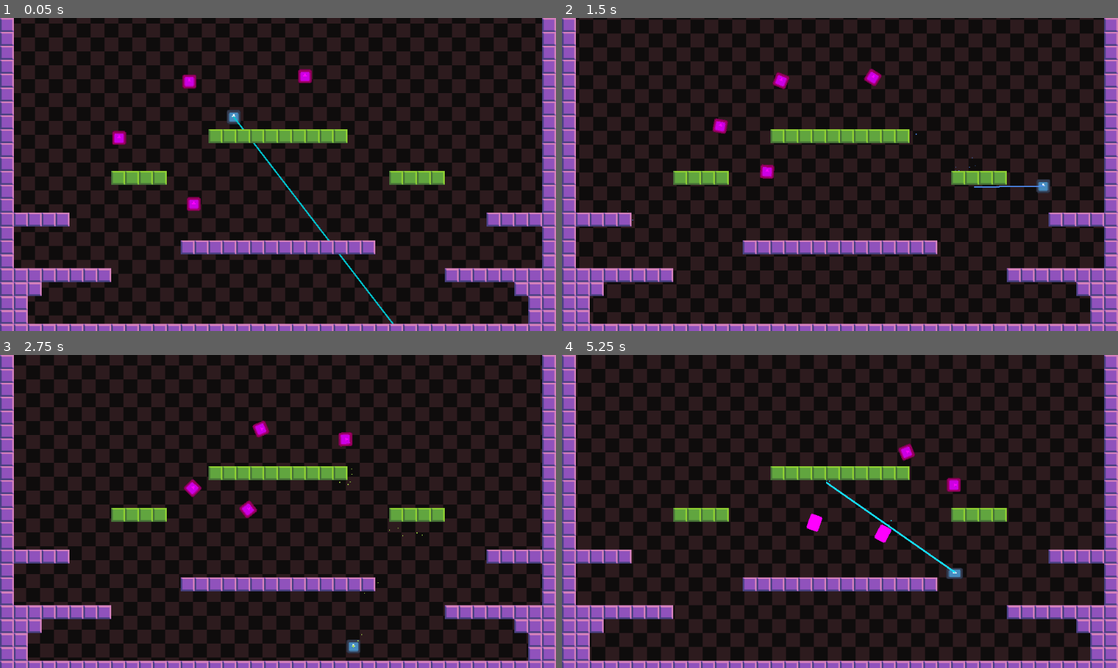
Above: before the commit, frames 1-4 (two rows, left to right).
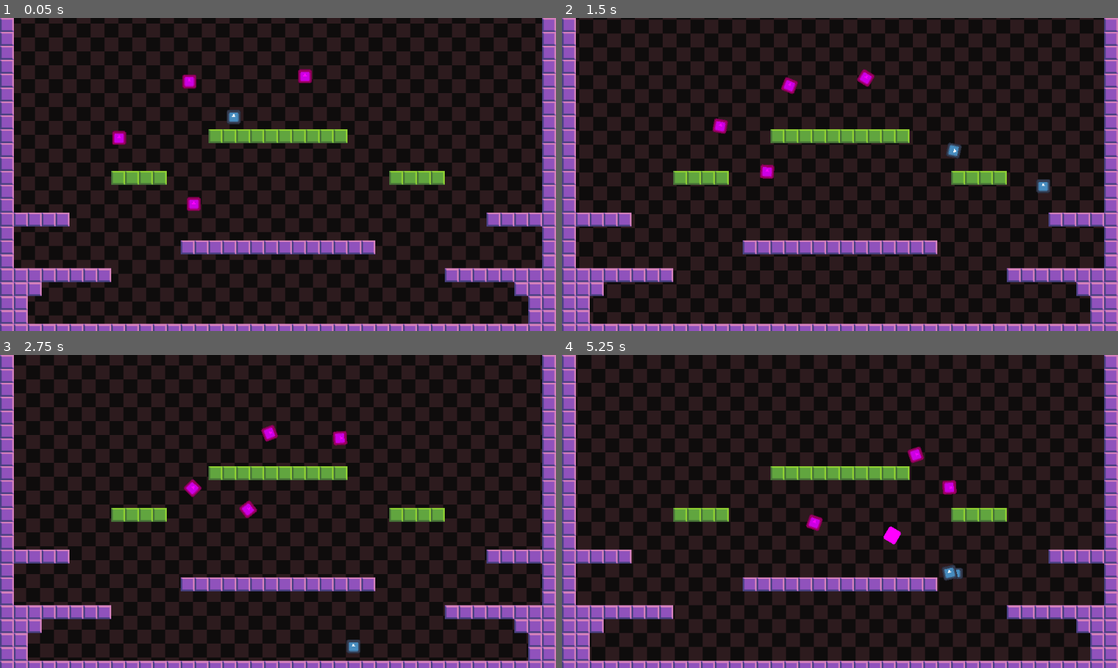
Above: after the commit, the same moments.

Repository: Renan-G-projec/Obstorm
Game: Godot game, scene res://main.tscn
Two runs of this game, one before a commit and one after it. Both use one fixed random seed, a clock stepped at 60 frames per second and the inputs below. The engine's default icon, where the game draws it, is replaced by a stand-in: a white triangle on a blue panel in a dark square.
Inputs (mouse positions are in pixels of both pictures, inside the frame that each line leads up to):
- Up to frame 1 (0.05 s): no input
- Up to frame 2 (1.5 s): tap Enter (ui_accept) at 0.5, 0.77 s; move the mouse to (962, 158) at 0.52 s; press the mouse at (962, 158) at 0.53 s; hold Right (ui_right) from 0.53 s (still down); move the mouse to (728, 190) at 1.27 s; release the mouse at (728, 190) at 1.28 s; click (728, 190) at 1.35 s
- Up to frame 3 (2.75 s): tap Enter (ui_accept) at 1.52 s; move the mouse to (333, 442) at 2.02 s; release Right (ui_right) at 2.03 s; press the mouse at (333, 442) at 2.03 s; hold Left (ui_left) from 2.03 s (still down); tap Alt at 2.1 s
- Up to frame 4 (5.25 s): move the mouse to (812, 574) at 2.77 s; release Left (ui_left) at 2.78 s; release the mouse at (812, 574) at 2.78 s; hold Right (ui_right) 2.78-4.28 s; tap Shift at 2.85 s; tap Enter (ui_accept) at 3.02, 3.77, 4.52 s; click (812, 574) at 3.05 s; move the mouse to (1006, 558) at 3.52 s; press the mouse at (1006, 558) at 3.53 s; move the mouse to (673, 464) at 4.27 s; release the mouse at (673, 464) at 4.28 s; hold Left (ui_left) 4.28-5.03 s; click (673, 464) at 4.35 s; move the mouse to (867, 511) at 5.02 s; press the mouse at (867, 511) at 5.03 s; hold Right (ui_right) from 5.03 s (still down); tap Alt at 5.1 s

The runs differ from the first frame. In frame 1, 0.3% of the frame differs, in the area x 41-71%, y 31-98%; in frame 2, 0.5%; in frame 3, 0.4%; in frame 4, 0.9%, in the area x 43-72%, y 28-73%.

Commit message:
feat: Addede Boomerang! AMDG

Diff:
--- a/enemies/enemy_base.tscn
+++ b/enemies/enemy_base.tscn
@@ -12,6 +12,7 @@
 radius = 64.03124
 
 [node name="EnemyBase" type="CharacterBody2D" unique_id=1526101963]
+collision_layer = 4
 script = ExtResource("1_6dmn1")
 
 [node name="Sprite2D" type="Sprite2D" parent="." unique_id=1991956312]
--- a/player/player.tscn
+++ b/player/player.tscn
@@ -4,7 +4,7 @@
 [ext_resource type="Texture2D" uid="uid://blk4sxfpnewp3" path="res://icon.svg" id="1_oul6g"]
 [ext_resource type="Script" uid="uid://7b0khjxwewyg" path="res://player/weapon_container.gd" id="3_qjkh3"]
 [ext_resource type="Script" uid="uid://dlu56txne0a1t" path="res://components/feel_component.gd" id="3_yw30f"]
-[ext_resource type="PackedScene" uid="uid://dterwxe4jk6mv" path="res://weapons/laser/laser.tscn" id="4_g6k8r"]
+[ext_resource type="PackedScene" uid="uid://ljwifx8u5jlr" path="res://weapons/boomerang/boomerang_thrower.tscn" id="6_boad6"]
 [ext_resource type="Script" uid="uid://di06m40oyhjyo" path="res://components/health_component.gd" id="6_g6k8r"]
 
 [sub_resource type="SpriteFrames" id="SpriteFrames_ocxxs"]
@@ -22,6 +22,7 @@
 size = Vector2(14, 14)
 
 [node name="Player" type="CharacterBody2D" unique_id=192621853]
+collision_layer = 2
 script = ExtResource("1_g1dw6")
 
 [node name="AnimatedSprite2D" type="AnimatedSprite2D" parent="." unique_id=224424490]
@@ -35,8 +36,7 @@
 [node name="WeaponContainer" type="Node2D" parent="." unique_id=584198870]
 script = ExtResource("3_qjkh3")
 
-[node name="Laser" parent="WeaponContainer" unique_id=272144942 instance=ExtResource("4_g6k8r")]
-damage = 5.0
+[node name="BoomerangThrower" parent="WeaponContainer" unique_id=887712909 instance=ExtResource("6_boad6")]
 
 [node name="FeelComponent" type="Node" parent="." unique_id=908566478 node_paths=PackedStringArray("sprite")]
 script = ExtResource("3_yw30f")
--- a/player/weapon_container.gd
+++ b/player/weapon_container.gd
@@ -5,11 +5,12 @@
 
 
 func _ready() -> void:
-	var tween: Tween = create_tween().set_loops().set_trans(Tween.TRANS_QUAD)
-	tween.tween_property($Laser, "color", Color.CYAN, 1.0)
-	tween.tween_property($Laser, "color", Color.PURPLE, 1.0)
-	tween.tween_property($Laser, "color", Color.GREEN_YELLOW, 1.0)
-	tween.tween_property($Laser, "color", Color.YELLOW, 1.0)
+	if current_weapon is Laser:
+		var tween: Tween = create_tween().set_loops().set_trans(Tween.TRANS_QUAD)
+		tween.tween_property($Laser, "color", Color.CYAN, 1.0)
+		tween.tween_property($Laser, "color", Color.PURPLE, 1.0)
+		tween.tween_property($Laser, "color", Color.GREEN_YELLOW, 1.0)
+		tween.tween_property($Laser, "color", Color.YELLOW, 1.0)
 
 func change_weapon(weapon: Node2D) -> void:
 	if current_weapon:
@@ -19,7 +20,7 @@
 	current_weapon = weapon
 
 func _process(delta: float) -> void:
-	current_weapon.casting = Input.is_action_pressed("use")
 
-	if current_weapon:
+	if current_weapon is Laser:
+		current_weapon.casting = Input.is_action_pressed("use")
 		current_weapon.angle = (current_weapon.get_global_mouse_position() - current_weapon.global_position).angle();
--- a/project.godot
+++ b/project.godot
@@ -42,6 +42,13 @@
 ]
 }
 
+[layer_names]
+
+2d_physics/layer_1="Map"
+2d_physics/layer_2="Player"
+2d_physics/layer_3="Enemies"
+2d_physics/layer_4="Bullets"
+
 [physics]
 
 3d/physics_engine="Jolt Physics"
--- /dev/null
+++ b/weapons/boomerang/boomerang_projectile.gd
@@ -0,0 +1,40 @@
+# Ad Maiorem Dei Gloriam!
+class_name BoomerangProjectile
+extends StaticBody2D
+
+const RETURN_ACCELLERATION = 250
+
+var damage: float = 20.0
+var direction: Vector2 = Vector2.RIGHT
+var velocity: float = 0.0
+var target_to_return: Node2D = null
+var returning: bool = false
+var hitten_enemies: Array[EnemyBase]
+
+const _PLAYER_LAYER = 1
+
+func _physics_process(delta: float) -> void:
+	if !target_to_return:
+		queue_free()
+		return
+	rotation += delta * velocity
+
+	var target_direction: Vector2 = global_position.direction_to(target_to_return.global_position)
+	direction = direction.lerp(target_direction, 0.25 if returning else 0.05)
+
+	if abs(direction.angle_to(target_direction)) < PI / 2:
+		if !returning:
+			hitten_enemies.clear()
+			returning = true
+			set_collision_mask_value(_PLAYER_LAYER, false)
+
+	if move_and_collide(direction * delta * velocity):
+		direction = target_direction
+
+
+func _on_area_2d_body_entered(body: Node2D) -> void:
+	if body is EnemyBase && !(body in hitten_enemies):
+		hitten_enemies.append(body)
+		var health_component: HealthComponent = body.get_node_or_null("HealthComponent") as HealthComponent
+		if health_component:
+			health_component.take_damage(damage)
--- /dev/null
+++ b/weapons/boomerang/boomerang_projectile.tscn
@@ -0,0 +1,29 @@
+[gd_scene format=3 uid="uid://tpiidfl5w01f"]
+
+[ext_resource type="Script" uid="uid://ckoo70n04u3d0" path="res://weapons/boomerang/boomerang_projectile.gd" id="1_1ib30"]
+[ext_resource type="Texture2D" uid="uid://blk4sxfpnewp3" path="res://icon.svg" id="1_2pclf"]
+
+[sub_resource type="RectangleShape2D" id="RectangleShape2D_ocxxs"]
+size = Vector2(12, 12)
+
+[sub_resource type="CircleShape2D" id="CircleShape2D_ocxxs"]
+radius = 11.0
+
+[node name="BoomerangProjectile" type="StaticBody2D" unique_id=802370932]
+collision_layer = 8
+script = ExtResource("1_1ib30")
+
+[node name="CollisionShape2D" type="CollisionShape2D" parent="." unique_id=1174353965]
+shape = SubResource("RectangleShape2D_ocxxs")
+
+[node name="Sprite2D" type="Sprite2D" parent="." unique_id=1200987609]
+texture = ExtResource("1_2pclf")
+
+[node name="Area2D" type="Area2D" parent="." unique_id=466080050]
+collision_layer = 0
+collision_mask = 4
+
+[node name="CollisionShape2D" type="CollisionShape2D" parent="Area2D" unique_id=1560113851]
+shape = SubResource("CircleShape2D_ocxxs")
+
+[connection signal="body_entered" from="Area2D" to="." method="_on_area_2d_body_entered"]
--- /dev/null
+++ b/weapons/boomerang/boomerang_thrower.gd
@@ -0,0 +1,28 @@
+# Ad Maiorem Dei Gloriam!
+class_name BoomerangThrower
+extends Area2D
+
+@export var projectile_scene: PackedScene
+@export var projectile_capacity: int = 1
+@export var projectile_count: int = 1
+@export var projectile_throw_velocity: float = 500.0
+
+func shoot(direction: Vector2) -> void:
+	var projectile: BoomerangProjectile = projectile_scene.instantiate()
+
+	projectile.global_position = global_position + direction * 32
+	projectile.direction = direction
+	projectile.velocity = projectile_throw_velocity
+	projectile.target_to_return = self
+
+	get_tree().current_scene.add_child(projectile)
+	projectile_count -= 1
+
+func _physics_process(delta: float) -> void:
+	if Input.is_action_just_pressed("use") && projectile_count > 0:
+		shoot(global_position.direction_to(get_global_mouse_position()))
+
+func _on_body_entered(body: Node2D) -> void:
+	if body is BoomerangProjectile && body.returning && body.target_to_return == self:
+		body.queue_free()
+		projectile_count += 1
--- /dev/null
+++ b/weapons/boomerang/boomerang_thrower.tscn
@@ -0,0 +1,17 @@
+[gd_scene format=3 uid="uid://ljwifx8u5jlr"]
+
+[ext_resource type="Script" uid="uid://bbs1lf182gey0" path="res://weapons/boomerang/boomerang_thrower.gd" id="1_ascdu"]
+[ext_resource type="PackedScene" uid="uid://tpiidfl5w01f" path="res://weapons/boomerang/boomerang_projectile.tscn" id="2_n3knx"]
+
+[sub_resource type="RectangleShape2D" id="RectangleShape2D_ocxxs"]
+
+[node name="BoomerangThrower" type="Area2D" unique_id=887712909]
+collision_layer = 8
+collision_mask = 8
+script = ExtResource("1_ascdu")
+projectile_scene = ExtResource("2_n3knx")
+
+[node name="CollisionShape2D" type="CollisionShape2D" parent="." unique_id=1151921567]
+shape = SubResource("RectangleShape2D_ocxxs")
+
+[connection signal="body_entered" from="." to="." method="_on_body_entered"]
--- a/weapons/laser/laser.gd
+++ b/weapons/laser/laser.gd
@@ -96,15 +96,17 @@
 
 		_was_hitting_enemy = true
 
-func _cause_damage_to_chain(chain: Array[EnemyBase]) -> void:
+func _cause_damage_to_chain(chain: Array[EnemyBase], damage_reducer: float = 0.25) -> void:
 	if _chain_invencible: return
 	_chain_invencible = true
 	damage_rate_timer.start()
 
+	var damage_to_cause: float = damage
 	for collider in chain:
 		var health_component: HealthComponent = collider.get_node_or_null("HealthComponent") as HealthComponent
 		if health_component:
-			health_component.take_damage(damage)
+			health_component.take_damage(damage_to_cause)
+			damage_to_cause *= damage_reducer
 
 func _find_nearest_enemy(enemy: EnemyBase, radius: float) -> EnemyBase:
 	var circle := CircleShape2D.new()
Not shown, added: weapons/boomerang/boomerang_projectile.gd.uid
Not shown, added: weapons/boomerang/boomerang_thrower.gd.uid
